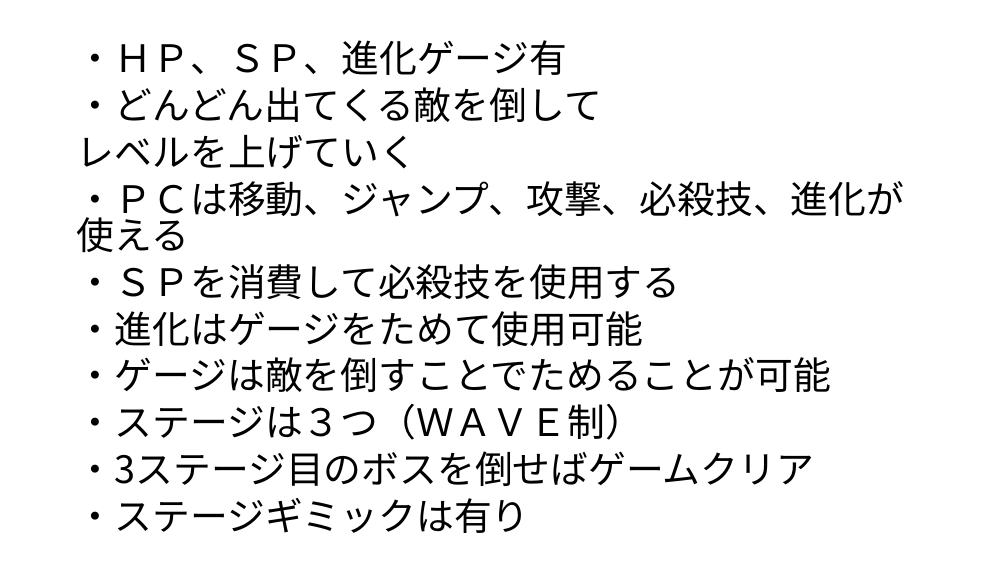
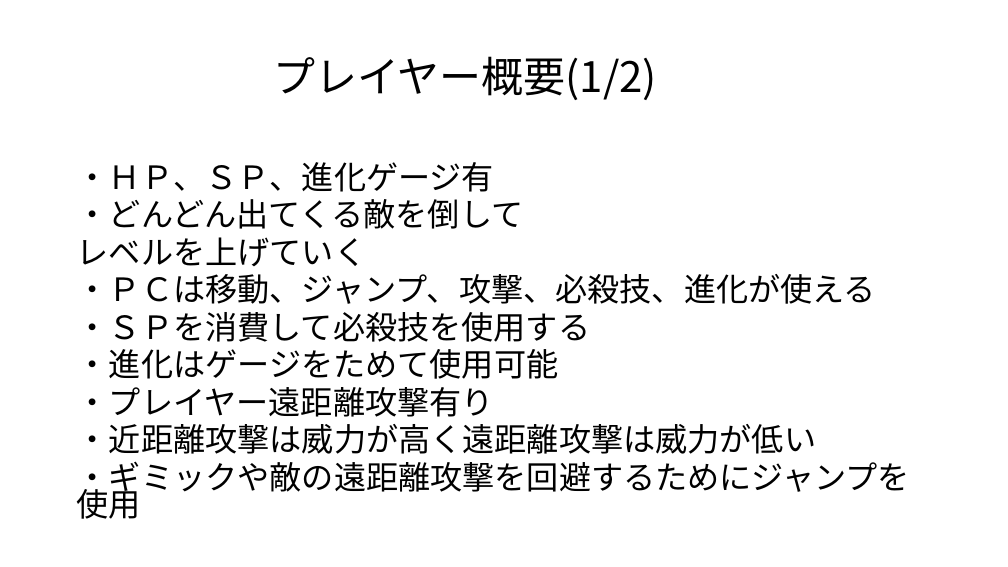
Before and after one commit to GCLUC2019/GameProject, a slide deck: slide 3 of Fukuyama/ゲームキャンプ企画書.pptx. Drawn at 1008x567 pixels with LibreOffice and Linux fonts; fonts in the diff are those of the drawing. Boxes give left, top, right and bottom in pixels: in the first picture for what was removed or moved away, otherwise in the second. Text is boxed around its words. In the diff, an @@ line names an element or a change of style, - is before the commit and + after.

```diff
--- a/Fukuyama/ゲームキャンプ企画書.pptx
+++ b/Fukuyama/ゲームキャンプ企画書.pptx
@@ text added at box(273, 56, 657, 100), 40 pt, text #000000 @@
+プレイヤー概要(1/2)
@@ text "・ＨＰ、ＳＰ、進化ゲージ有": place and size @@
-text "・ＨＰ、ＳＰ、進化ゲージ有" at box(77, 40, 904, 533)
+text "・ＨＰ、ＳＰ、進化ゲージ有" at box(77, 162, 910, 519)
@@ text at box(77, 162, 876, 379): size 36 to 30.6 pt in "・ＨＰ、ＳＰ、進化ゲージ有", "・どんどん出てくる敵を倒して", "レベルを上げていく", "・ＰＣは移動、ジャンプ、攻撃、必殺技、進化が使える" and 2 more places; line spacing 0.8 to 0.7 @@
@@ text at box(77, 387, 910, 519): text changed; size 36 to 30.6 pt @@
-・ゲージは敵を倒すことでためることが可能
-・ステージは３つ（ＷＡＶＥ制）
-・3ステージ目のボスを倒せばゲームクリア
-・ステージギミックは有り
+・プレイヤー遠距離攻撃有り
+・近距離攻撃は威力が高く遠距離攻撃は威力が低い
+・ギミックや敵の遠距離攻撃を回避するためにジャンプを使用
```
Also in this commit, not shown: 2 other slides changed, 2 slides added, 1 slide removed.
